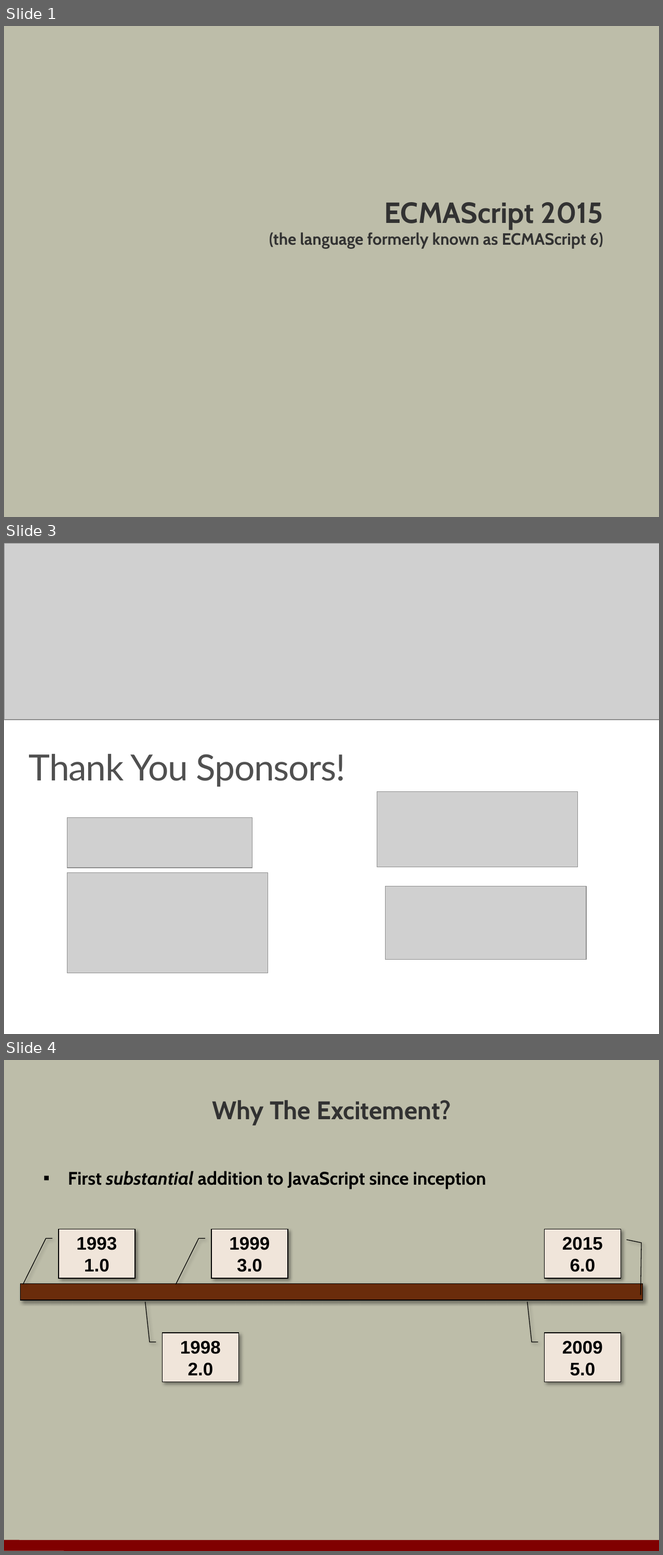
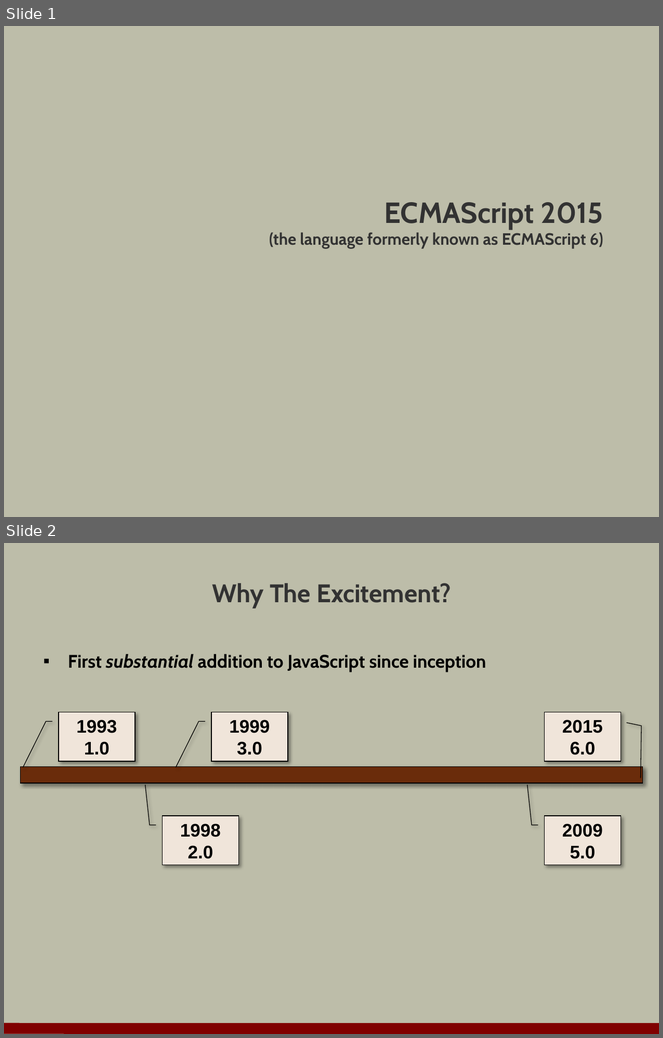
Before and after one commit to OdeToCode/classes, a slide deck: angularjs/slides/11_es6.pptx. Shown one above the other, each under a label of ours: slides 1, 3 and 4 before the commit, slides 1 and 2 after it; the slides between them are not shown. The pictures are 663x1555 and 663x1038 pixels, drawn with LibreOffice and Linux fonts; fonts in the diff are those of the drawing; grey boxes stand for pictures; background and template pictures are left out. Boxes give left, top, right and bottom in pixels: in the first picture for what was removed or moved away, otherwise in the second. Text is boxed around its words. In the diff, an @@ line names an element or a change of style, - is before the commit and + after.

```diff
--- a/angularjs/slides/11_es6.pptx
+++ b/angularjs/slides/11_es6.pptx
@@ slide 3 removed at (4, 543, 659, 1034), background #FFFFFF @@
@@ picture removed at (4, 543, 659, 720) @@
@@ title removed at (29, 754, 346, 787) @@
-Thank You Sponsors!
@@ picture removed at (377, 792, 577, 866) @@
@@ picture removed at (67, 818, 253, 868) @@
@@ picture removed at (67, 873, 268, 974) @@
@@ picture removed at (385, 886, 586, 960) @@
@@ what was slide 4 is now slide 2 @@
```
Also in this commit, not shown: 1 slide changed, 1 other slide removed, 1 other file.
